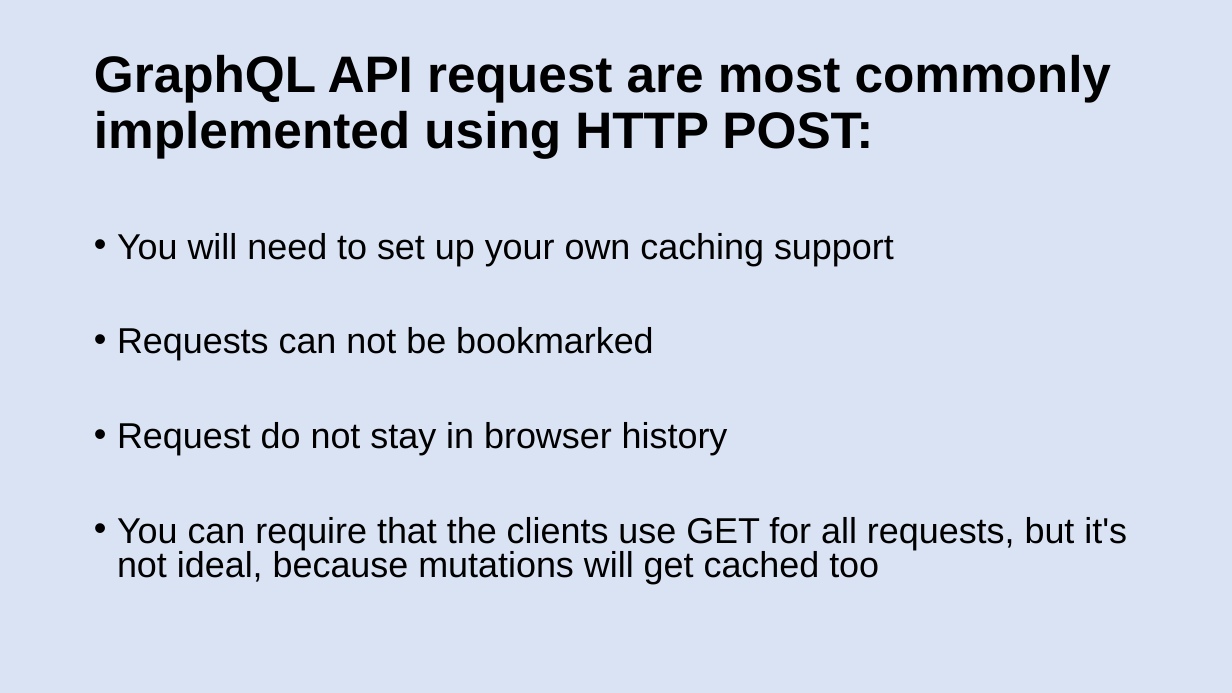
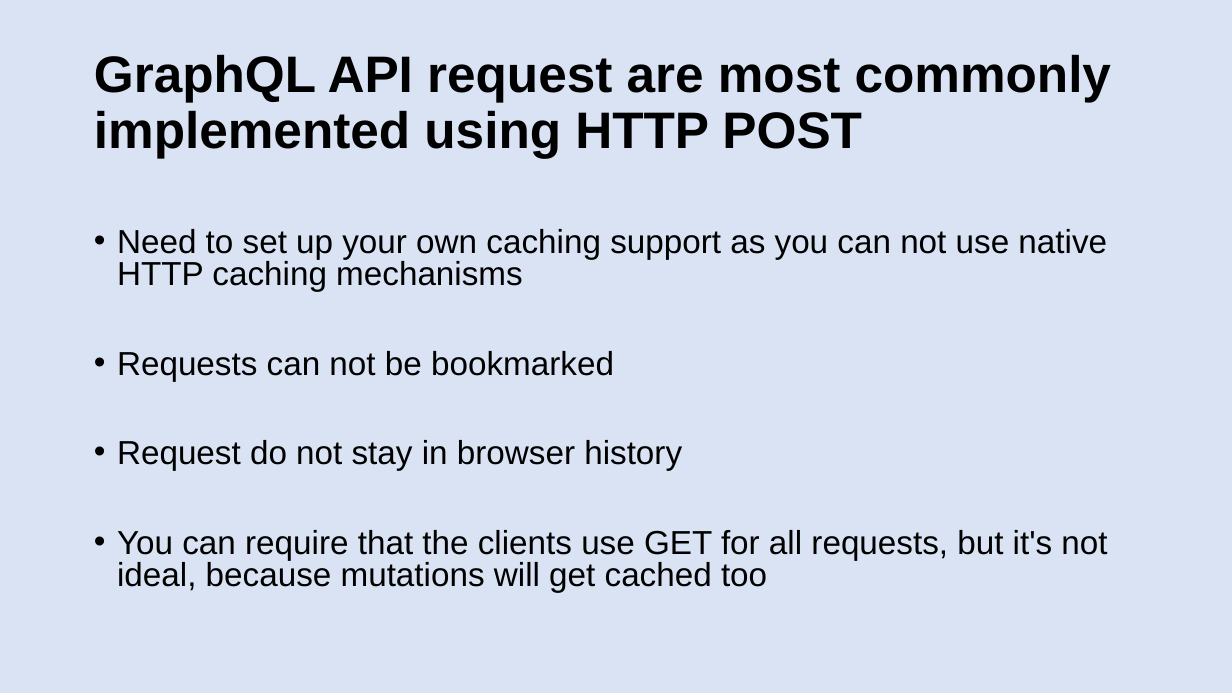
Before and after one commit to patelg123/graphql-presentation, a slide deck: slide 31 of current.pptx. Drawn at 1232x693 pixels with LibreOffice and Linux fonts; fonts in the diff are those of the drawing. Boxes give left, top, right and bottom in pixels: in the first picture for what was removed or moved away, otherwise in the second. Text is boxed around its words. In the diff, an @@ line names an element or a change of style, - is before the commit and + after.

```diff
--- a/current.pptx
+++ b/current.pptx
@@ title at (x1=94, y1=54, x2=1111, y2=158): text changed @@
-GraphQL API request are most commonly implemented using HTTP POST:
+GraphQL API request are most commonly implemented using HTTP POST
@@ text at (x1=117, y1=229, x2=1107, y2=292): text changed; size 28 to 25.9 pt @@
-• You will need to set up your own caching support
+• Need to set up your own caching support as you can not use native HTTP caching mechanisms
@@ text at (x1=117, y1=351, x2=1107, y2=592): size 28 to 25.9 pt in "Requests can not be bookmarked", "Request do not stay in browser history", "You can require that the clients use ..." @@
```
Also in this commit, not shown: 5 other slides changed.
